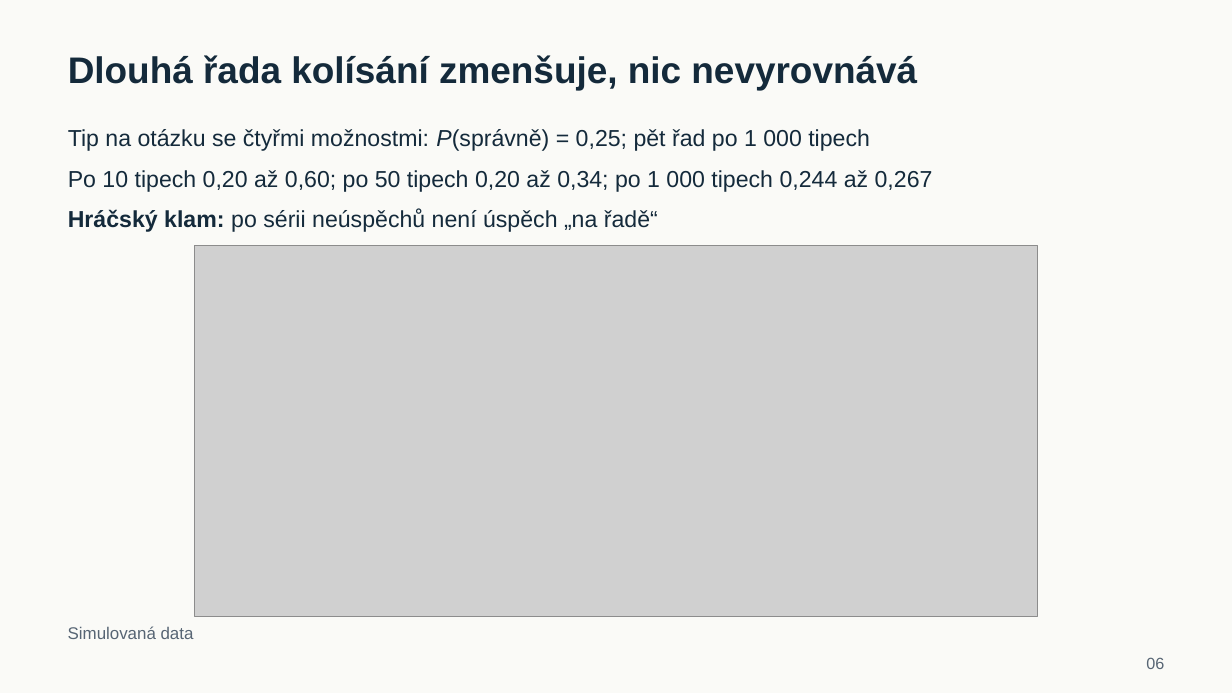
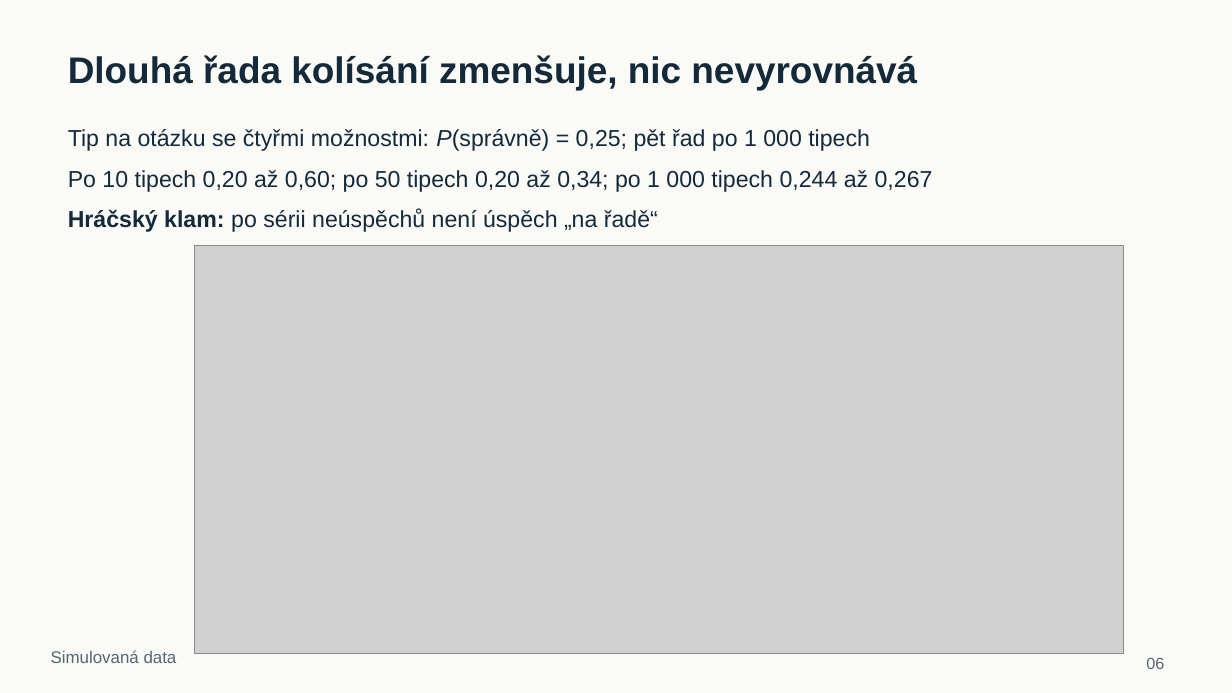
Before and after one commit to reckak/statistics-for-psychology, a slide deck: slide 6 of presentations/kapitola_05_pravdepodobnost.pptx. Drawn at 1232x693 pixels with LibreOffice and Linux fonts; fonts in the diff are those of the drawing; grey boxes stand for pictures. Boxes give left, top, right and bottom in pixels: in the first picture for what was removed or moved away, otherwise in the second. Text is boxed around its words. In the diff, an @@ line names an element or a change of style, - is before the commit and + after.

```diff
--- a/presentations/kapitola_05_pravdepodobnost.pptx
+++ b/presentations/kapitola_05_pravdepodobnost.pptx
@@ picture: place and size @@
-picture at [194, 245, 1038, 616]
+picture at [194, 245, 1123, 653]
@@ text "Simulovaná data": place and size @@
-text "Simulovaná data" at [68, 626, 194, 639]
+text "Simulovaná data" at [51, 650, 177, 663]
```
Also in this commit, not shown: 11 other slides changed, 1 other file.
